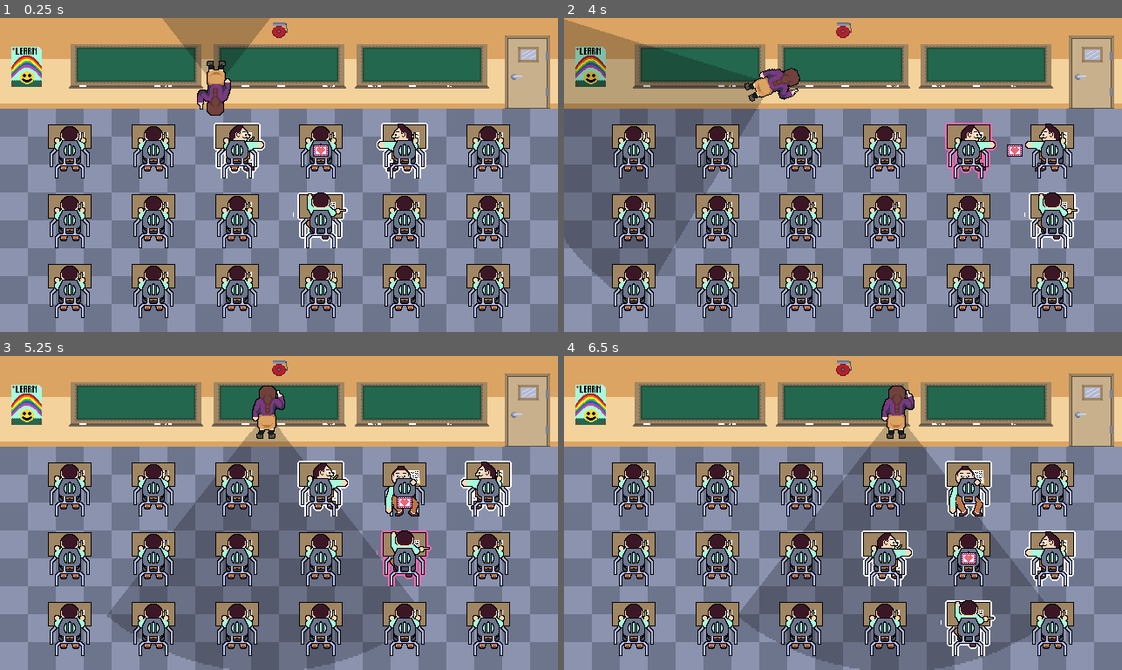
Above: before the commit, frames 1-4 (two rows, left to right).
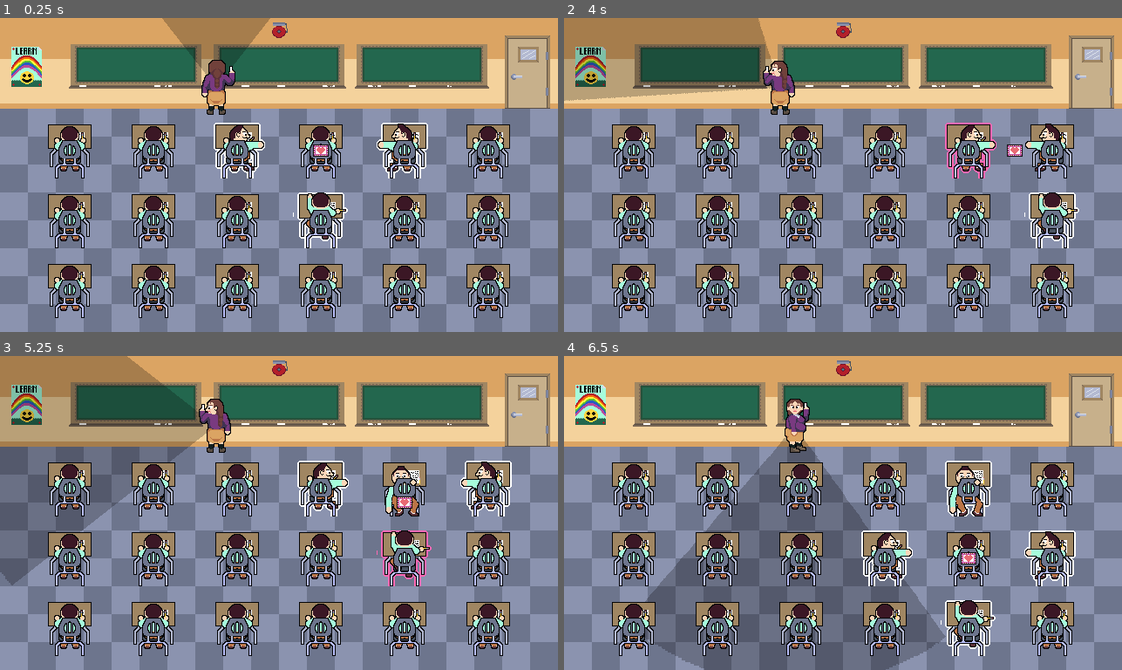
Above: after the commit, the same moments.

Repository: RacBrosGaming/Love-Note
Game: Godot game, scene res://Levels/class_room.tscn
The game is run twice, just before and just after one commit, with the same random seed, the same clock (stepped at 60 frames per second) and the same inputs.
Inputs (mouse positions are in pixels of both pictures, inside the frame that each line leads up to):
- Up to frame 1 (0.25 s): no input
- Up to frame 2 (4 s): move the mouse to (630, 149) at 0.52 s; hold Right (right) 0.53-1.28 s; hold Space (select) 0.53-1.28 s; click (630, 149) at 0.67 s; move the mouse to (630, 218) at 1.27 s; hold Down (down) 1.28-2.03 s; tap Space (select) at 1.35, 2.85 s; click (630, 218) at 1.42 s; move the mouse to (630, 291) at 2.02 s; hold Right (right) 2.03-2.78 s; hold Space (select) 2.03-2.78 s; click (630, 291) at 2.17 s; move the mouse to (720, 149) at 2.77 s; hold Up (up) 2.78-3.53 s; click (720, 149) at 2.92 s; move the mouse to (720, 218) at 3.52 s; hold Left (left) from 3.53 s (still down); hold Space (select) from 3.53 s (still down); click (720, 218) at 3.67 s
- Up to frame 3 (5.25 s): move the mouse to (156, 629) at 4.27 s; release Space (select) at 4.28 s; tap Space (select) at 4.35 s; click (156, 629) at 4.42 s; move the mouse to (234, 487) at 5.02 s; release Left (left) at 5.03 s; hold Down (down) from 5.03 s (still down); hold Space (select) from 5.03 s (still down); click (234, 487) at 5.17 s
- Up to frame 4 (6.5 s): move the mouse to (798, 556) at 5.77 s; release Down (down) at 5.78 s; release Space (select) at 5.78 s; hold Right (right) from 5.78 s (still down); tap Space (select) at 5.85 s; click (798, 556) at 5.92 s

The runs differ from the first frame. In frame 1, 0.8% of the frame differs, in the area x 35-43%, y 13-32%; in frame 2, 15%; in frame 3, 32%, in the area x 0-75%, y 0-100%; in frame 4, 20%.

Commit message:
Making teacher walk

Diff:
--- a/Scenes/teacher.gd
+++ b/Scenes/teacher.gd
@@ -3,53 +3,82 @@
 
 signal note_found(note: Note)
 
+@onready var animated_sprite_2d: AnimatedSprite2D = $AnimatedSprite2D
 @onready var ray_cast_2d: RayCast2D = $RayCast2D
 @onready var eyes: Area2D = $Eyes
 @onready var move_timer: Timer = $MoveTimer
 @onready var turn_around_timer: Timer = $TurnAroundTimer
+@onready var look_timer: Timer = $LookTimer
 
 var look_for_note := false
+var found_note := false
 var last_note_position := Vector2.ZERO
 var direction := Vector2.RIGHT
 var lerp_direction := direction
 var note: Note
 var moving := false
 var facing_desks := false
+var looking_right := false
 var turn_smoothing := 5.0
 
 func _ready() -> void:
 	eyes.area_entered.connect(_on_eyes_area_entered)
 	eyes.area_exited.connect(_on_eyes_area_exited)
 	move_timer.timeout.connect(_on_move_timer_timeout)
+	look_timer.timeout.connect(_on_look_timer_timeout)
 	turn_around_timer.timeout.connect(_on_turn_around_timer_timeout)
 	turn_around_timer.start(randf_range(2.0, 5.0))
-	rotate(PI)
+	animated_sprite_2d.animation_finished.connect(_on_animated_sprite_2d_animation_finished)
+	eyes.rotate(PI)
+
+func _process(_delta: float) -> void:
+	animated_sprite_2d.flip_h = direction == Vector2.LEFT
+	if found_note:
+		if animated_sprite_2d.animation != "discover_letter":
+			animated_sprite_2d.play("discover_letter")
+	else:
+		if looking_right:
+			animated_sprite_2d.play("look_right")
+		elif moving:
+			animated_sprite_2d.play("walk_right")
+		else:
+			if animated_sprite_2d.animation != "look_up" && animated_sprite_2d.animation != "idle":
+				animated_sprite_2d.play("look_up")
 
 func _physics_process(delta: float) -> void:
+	if found_note:
+		return
 	if moving:
 		var collider := move_and_collide(direction)
 		if is_instance_valid(collider):
 			direction = -direction
 		if look_for_note && is_instance_valid(note) && !note.global_position.is_equal_approx(last_note_position):
 			last_note_position = note.global_position
-			var found_note := note_visible(note.global_position)
+			found_note = note_visible(note.global_position)
 			if found_note:
 				note_found.emit(note)
 				look_for_note = false
-	var from := rotation
+	var from := eyes.rotation
 	var to := 0.0
 	var weight := turn_smoothing * delta
 	if facing_desks:
 		if lerp_direction == Vector2.RIGHT:
-			rotation = clockwise_lerp_angle(from, to, weight)
+			eyes.rotation = clockwise_lerp_angle(from, to, weight)
 		else:
-			rotation = counter_clockwise_lerp_angle(from, to, weight)
+			eyes.rotation = counter_clockwise_lerp_angle(from, to, weight)
+	elif looking_right:
+		var right := (3 * PI) / 2
+		var left := PI / 2
+		if lerp_direction == Vector2.RIGHT:
+			eyes.rotation = clockwise_lerp_angle(from, right, weight)
+		else:
+			eyes.rotation = counter_clockwise_lerp_angle(from, left, weight)
 	else:
 		to = PI
 		if direction == Vector2.LEFT:
-			rotation = clockwise_lerp_angle(from, to, weight)
+			eyes.rotation = clockwise_lerp_angle(from, to, weight)
 		else:
-			rotation = counter_clockwise_lerp_angle(from, to, weight)
+			eyes.rotation = counter_clockwise_lerp_angle(from, to, weight)
 
 func counter_clockwise_lerp_angle(from: float, to: float, weight: float) -> float:
 	var distance := fposmod(to - from, -TAU)
@@ -84,17 +113,22 @@
 func _on_move_timer_timeout() -> void:
 	moving = false
 	facing_desks = false
-	#rotate(PI)
 	turn_around_timer.start(randf_range(2.0, 5.0))
 
-func _on_turn_around_timer_timeout() -> void:
-	#rotate(PI)
+func _on_look_timer_timeout() -> void:
+	looking_right = false
 	facing_desks = true
 	moving = true
-	if moving:
-		move_timer.start(randf_range(2.0, 5.0))
-		if randi_range(0, 1) == 0:
-			direction = -direction
-		lerp_direction = direction
-	else:
-		turn_around_timer.start(randf_range(2.0, 5.0))
+	move_timer.start(randf_range(2.0, 5.0))
+
+func _on_turn_around_timer_timeout() -> void:
+	looking_right = true
+	look_timer.start(randf_range(1.0, 2.0))
+	if randi_range(0, 1) == 0:
+		direction = -direction
+	lerp_direction = direction
+	print(lerp_direction)
+
+func _on_animated_sprite_2d_animation_finished() -> void:
+	if animated_sprite_2d.animation == "look_up":
+		animated_sprite_2d.play("idle")
